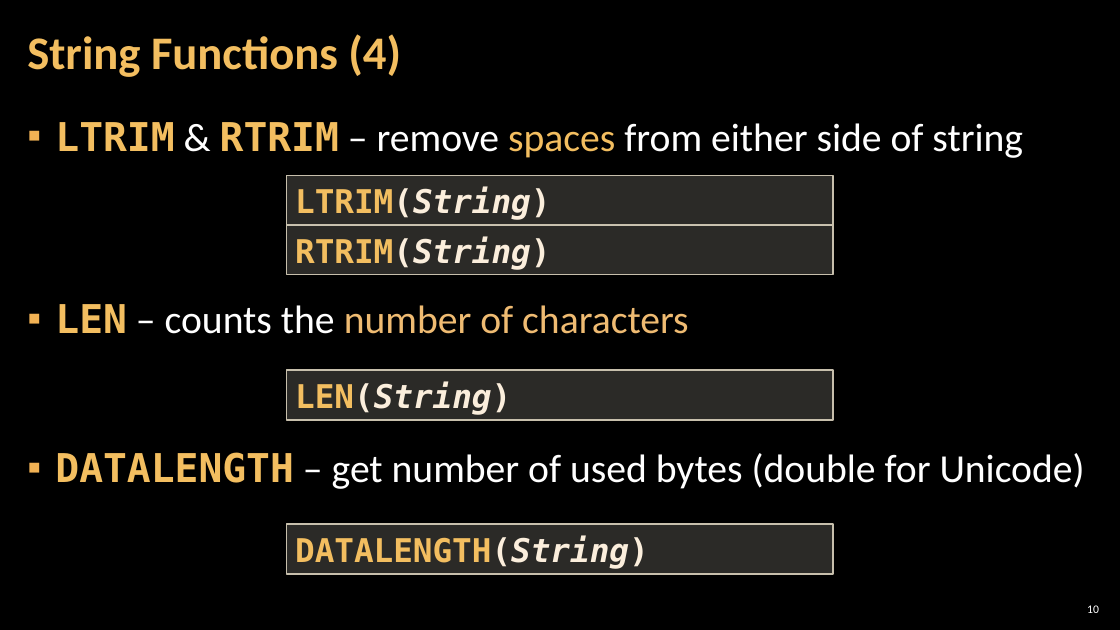
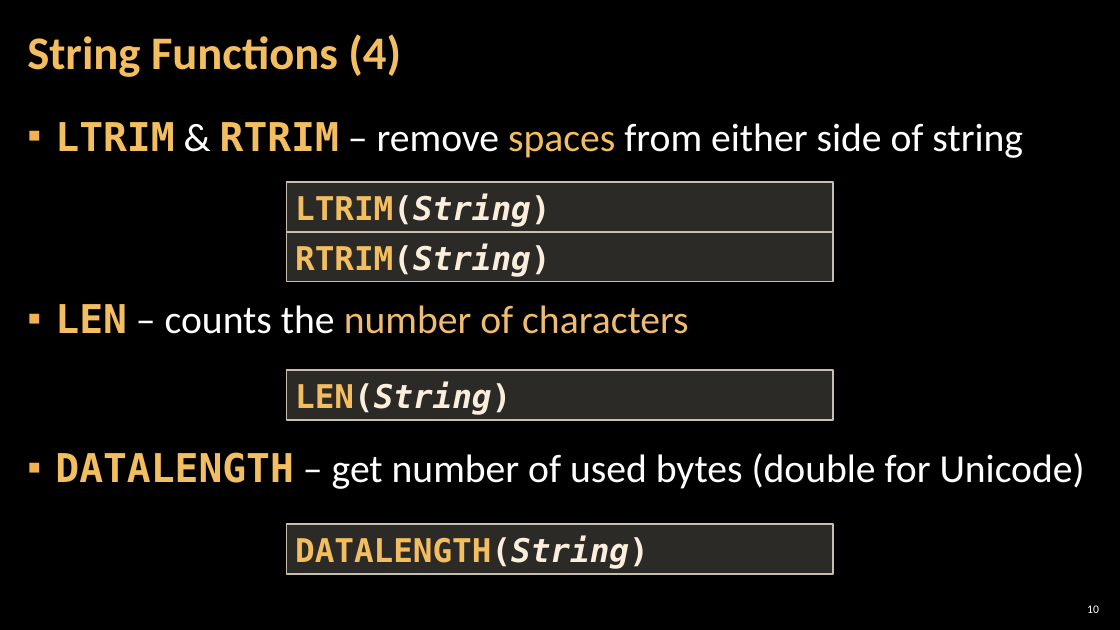
Before and after one commit to pirocorp/Databases-Basics-MS-SQL-Server, a slide deck: slide 10 of 03. Built-in functions/03. DB-Basics-Built-in-functions.pptx. Drawn at 1120x630 pixels with LibreOffice and Linux fonts; fonts in the diff are those of the drawing; background and template pictures are left out. Boxes give left, top, right and bottom in pixels: in the first picture for what was removed or moved away, otherwise in the second. Text is boxed around its words. In the diff, an @@ line names an element or a change of style, - is before the commit and + after.

Commit message:
03. Built-in functions - Lab

```diff
--- a/03. Built-in functions/03. DB-Basics-Built-in-functions.pptx
+++ b/03. Built-in functions/03. DB-Basics-Built-in-functions.pptx
@@ rectangle "LTRIM(String)": place and size @@
-rectangle "LTRIM(String)" at bbox=[287, 176, 833, 226]
+rectangle "LTRIM(String)" at bbox=[287, 182, 833, 233]
@@ rectangle "RTRIM(String)": place and size @@
-rectangle "RTRIM(String)" at bbox=[287, 225, 833, 276]
+rectangle "RTRIM(String)" at bbox=[287, 232, 833, 282]
```
Also in this commit, not shown: 1 other slide changed, 7 other files.
